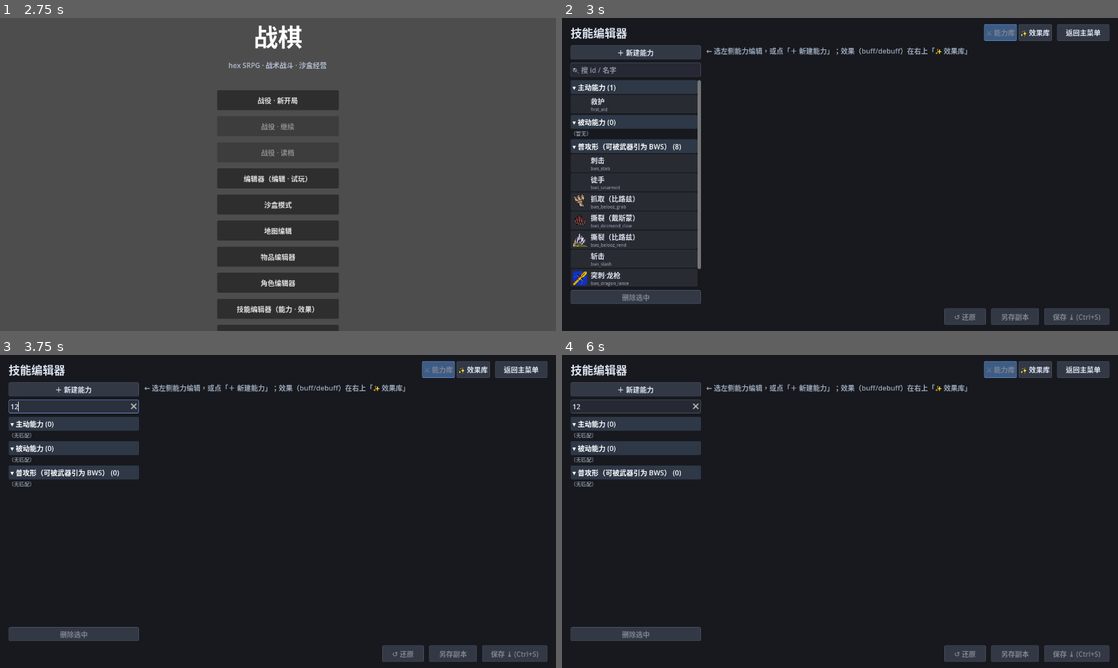
Above: before the commit, frames 1-4 (two rows, left to right).
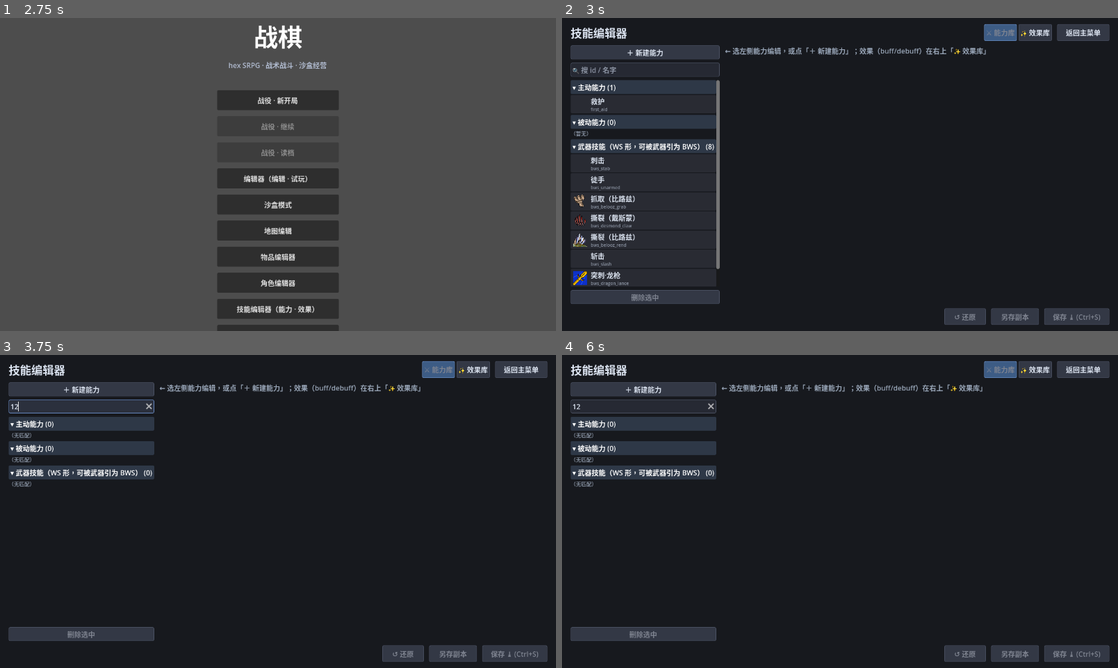
Above: after the commit, the same moments.

Repository: PileErico/SRPG
Game: Godot game, scene res://StartMenu.tscn
Same seed, same stepped clock (60 frames per second), same inputs: the game is played once before the commit and once after it.
Inputs (mouse positions are in pixels of both pictures, inside the frame that each line leads up to):
- Up to frame 1 (2.75 s): click "物品编辑器" at 0.5 s; click (72, 71) at 1.27 s; type "12" at 1.35 s; click "返回主菜单" at 2 s
- Up to frame 2 (3 s): click "技能编辑器（能力 · 效果）" at 2.75 s
- Up to frame 3 (3.75 s): click (72, 408) at 3.52 s; type "12" at 3.6 s
- Up to frame 4 (6 s): click "✨ 效果库" at 4.25 s; click (634, 408) at 5.02 s; type "12" at 5.1 s; click "⚔ 能力库" at 5.75 s

Frame 1 is identical in both runs. In frame 2, 2.7% of the frame differs, in the area x 2-77%, y 8-92%; in frame 3, 2.0%; in frame 4, 1.9%.

Commit message:
refactor(技能): 用户改词——普攻形/BAS 形→武器技能/WS 形，词缀统一 ws（bws/ews 家族）
- 代码符号 SkillDB.is_bas_shaped→is_ws_shaped（全部 5 处调用点同步；判定条件/语义零变化）
- SkillEditor 左栏分组「普攻形」→「武器技能（WS 形，可被武器引为 BWS）」；ItemEditor 旁注「列 WS 形」
- lint/测试文案同步（规则8「被引为 BWS 须 WS 形」等）
- 术语表 🔒 行更新（家族统称武器技能/ws 词缀；顺手修正过时的「键 bas→bws 待改」——数据已迁完）；
  模块_技能_设计.md 🔒 只注记不默改（改词注记挂决策27 定义处，旧称原文留痕）
- 四套受影响测试全绿

Co-Authored-By: Claude Fable 5 <noreply@anthropic.com>

Diff:
--- a/ItemEditor.gd
+++ b/ItemEditor.gd
@@ -107,7 +107,7 @@
 # 修正 / 武器技能（🔒 决策25/26 引用制：BWS 普攻位 + EWS 额外技能位；招式本体在技能编辑器）
 var _mods_box: VBoxContainer
 var _mod_rows: Array = []
-var _w_bws: OptionButton         # 普攻 BWS 下拉（is_bas_shaped 形状过滤，决策27；（无）＝不提供普攻，如盾）
+var _w_bws: OptionButton         # 普攻 BWS 下拉（is_ws_shaped 形状过滤，决策27；（无）＝不提供普攻，如盾）
 var _w_prefer: OptionButton      # 地/空偏好（比路兹式起降换手；一般武器（无））
 var _ews_box: VBoxContainer      # EWS 行容器
 var _ews_rows: Array = []        # EWS 行：[{panel, skill:OptionButton, reqs:[{row,prof,value,hint}], reqs_box}]
@@ -634,7 +634,7 @@
 
 # ============ 武器技能段（🔒 决策25/26 引用制：只引用技能库、不内嵌创建；招式参数去技能编辑器改）============
 
-# BWS 普攻位（is_bas_shaped 形状过滤——决策27 关系制：BWS 身份由本引用决定，技能库不声明） + 地/空偏好
+# BWS 普攻位（is_ws_shaped 形状过滤——决策27 关系制：BWS 身份由本引用决定，技能库不声明） + 地/空偏好
 # + EWS 行（每条：技能引用+复数 AND 解锁条件）。同一技能可既是 A 武器 BWS 又是 B 武器 EWS。
 func _build_weapon_skills_section() -> void:
 	_form.add_child(EditorUI.section_title("武器技能（引用技能库条目；招式参数在技能编辑器改——决策25 引用制）"))
@@ -643,7 +643,7 @@
 	_w_bws.set_item_metadata(0, "")
 	for id in SkillDB.all():
 		var def = SkillDB.get_skill(id)
-		if SkillDB.is_bas_shaped(def):
+		if SkillDB.is_ws_shaped(def):
 			_w_bws.add_item("%s（%s）" % [str(def.get("name", id)), str(id)])
 			_w_bws.set_item_metadata(_w_bws.item_count - 1, str(id))
 	var cur_bws := SkillDB.weapon_bws_id(_current)   # 双读单口（§1-6）
@@ -655,7 +655,7 @@
 	_w_bws.size_flags_horizontal = Control.SIZE_EXPAND_FILL
 	bws_row.add_child(_w_bws)
 	bws_row.add_child(_skill_jump_btn(_w_bws))
-	_form.add_child(EditorUI.field_row("普攻 BWS（装备即用；列 BAS 形＝含攻击块·无冷却·无级·无手门槛·次数无限）", bws_row))
+	_form.add_child(EditorUI.field_row("普攻 BWS（装备即用；列 WS 形＝含攻击块·无冷却·无级·无手门槛·次数无限）", bws_row))
 	# prefer 初值双读 attack.prefer（同 Unit._weapon_prefer 口径）：未迁移武器打开不丢偏好
 	var atk0 = _current.get("attack", {})
 	var prefer0 := str(_current.get("prefer", atk0.get("prefer", "") if typeof(atk0) == TYPE_DICTIONARY else ""))
--- a/SkillDB.gd
+++ b/SkillDB.gd
@@ -98,12 +98,13 @@
 			return true
 	return false
 
-# BAS 形判定（🔒 决策27 关系制）：BWS/EWS 不是技能种类而是武器引用方式，技能「可被引为 BWS」看形状——
+# WS 形（武器技能形）判定（🔒 决策27 关系制；⚠ 2026-07-13 用户改词：普攻形/BAS 形→**武器技能/WS 形**，
+# bws/ews 家族统一 ws 词缀）：BWS/EWS 不是技能种类而是武器引用方式，技能「可被引为 BWS」看形状——
 # 含 attack 块（≥1 hit 对象）∧ 冷却0 ∧ 无级 ∧ 无手门槛 ∧ 次数无限（攻击路径不结算冷却/次数/等级，
 # 形状不符＝语义静默丢失；次数条件＝决策18「BAS＝无次数限制」+ 决策27 rationale 同款，审查补齐）。
 # 单一判定口：ItemEditor BWS 下拉过滤 / lint 规则8（在武器引用处执法）/ SkillEditor 左栏分组 共用。
 # attack 块扫描口径＝「首个 hits 合法的 attack 块」——与 flatten_bws 同口（gate 放行 ⇔ 运行时可扁平）。
-static func is_bas_shaped(def: Dictionary) -> bool:
+static func is_ws_shaped(def: Dictionary) -> bool:
 	var cd = def.get("cooldown", {})
 	if typeof(cd) == TYPE_DICTIONARY and int(cd.get("base", 0)) != 0:
 		return false
@@ -127,7 +128,7 @@
 # 顶层字段从技能级取（name/icon/range/ap_cost〔经 skill_ap_cost 双键桥〕/tags）；
 # attack 块 hits[0] 其余键全部透传（coeff/damage_kind/aoe/inflict/armor_pen/sure_hit…）。
 # 无（合法）attack 块 → 返回 {}（勿凭顶层字段造「幻影全额物理攻击」；basic_attack 自然兜 UNARMED）。
-# 取「首个 hits 合法的 attack 块」，异形块跳过继续扫——与 is_bas_shaped 同口径（gate 放行 ⇔ 此处必有产出）。
+# 取「首个 hits 合法的 attack 块」，异形块跳过继续扫——与 is_ws_shaped 同口径（gate 放行 ⇔ 此处必有产出）。
 static func flatten_bws(def: Dictionary) -> Dictionary:
 	for b in def.get("effects", []):
 		if typeof(b) == TYPE_DICTIONARY and str(b.get("kind", "")) == "attack":
--- a/SkillEditor.gd
+++ b/SkillEditor.gd
@@ -141,13 +141,13 @@
 		var nm := str(s.get("name", id))
 		if searching and not (str(id).to_lower().contains(q) or nm.to_lower().contains(q)):
 			continue
-		if SkillDB.is_bas_shaped(s):
+		if SkillDB.is_ws_shaped(s):
 			groups["bws"].append(s)   # 计算判定非声明（决策27）：分组只是导航便利，编辑器不感知 BWS/EWS 角色
 		elif bool(s.get("active", true)):
 			groups["active"].append(s)
 		else:
 			groups["passive"].append(s)
-	for g in [["active", "主动能力"], ["passive", "被动能力"], ["bws", "普攻形（可被武器引为 BWS）"]]:
+	for g in [["active", "主动能力"], ["passive", "被动能力"], ["bws", "武器技能（WS 形，可被武器引为 BWS）"]]:
 		var key := str(g[0])
 		var arr: Array = groups[key]
 		arr.sort_custom(func(a, b): return _sort_key(a) < _sort_key(b))
@@ -220,7 +220,7 @@
 	_form.add_child(EditorUI.field_row("描述 desc", _w_desc))
 	_w_nature = _dropdown_pairs("性质 nature", NATURES, str(_current.get("nature", "skill")))
 	_w_active = EditorUI.add_check(_form, "主动能力 active（关＝被动，状态页圆框陈列）", bool(_current.get("active", true)), _mark_dirty)
-	# 无 usable_as_bas 勾选（决策27 关系制）：技能编辑器只管技能做什么；能否被引为 BWS＝形状（is_bas_shaped）在物品编辑器/lint 判
+	# 无 usable_as_bas 勾选（决策27 关系制）：技能编辑器只管技能做什么；能否被引为 BWS＝形状（is_ws_shaped）在物品编辑器/lint 判
 	_w_seq = EditorUI.add_spin(_form, "通用序列槽 seq（0=不占；1-13 全库唯一）", float(_current.get("seq", 0)), 0, 13, 1, _mark_dirty)
 
 	# 2. 标签
@@ -867,7 +867,7 @@
 			_err(_collect_err)
 			return {}
 	out["effects"] = effects
-	# —— lint 规则7 同步校验（编辑器先拦；BAS 形约束已随决策27 移到引用处＝lint 规则8/ItemEditor 过滤）——
+	# —— lint 规则7 同步校验（编辑器先拦；WS 形约束已随决策27 移到引用处＝lint 规则8/ItemEditor 过滤）——
 	if not (bool(out["target"]["enemy"]) or bool(out["target"]["ally"]) or bool(out["target"]["self"])):
 		_err("目标三旗不得全 false（永不可施放，lint 规则7）")
 		return {}
--- a/tools/test_data_lint.gd
+++ b/tools/test_data_lint.gd
@@ -13,8 +13,8 @@
 ##     必须 ∈ tags.json——防「用了没注册」的词表漂移（曾漏 cold/road/wall）。
 ##  7) skills.json 阶段2 形状闸门（🔒 设计 §10 护栏#1 机械执法）：target 三旗不得全 false / seq 撞格 /
 ##     per_level 长度==max_level / costs.ap 与顶层 ap_cost 禁双写 / 阶段6 前 hits.size()>1 或 riders 出现即 FAIL
-##     （防「可编不可跑」内容入库）。BAS 形约束已随决策27 关系制移到规则8 引用处执法。
-##  8) weapons.json 武器技能引用（🔒 决策25/26/27）：bws/bas → 技能存在+BAS 形（is_bas_shaped：含 attack 块+
+##     （防「可编不可跑」内容入库）。WS 形约束已随决策27 关系制移到规则8 引用处执法。
+##  8) weapons.json 武器技能引用（🔒 决策25/26/27）：bws/bas → 技能存在+WS 形（is_ws_shaped：含 attack 块+
 ##     冷却0+无级+无手门槛——攻击路径不结算冷却/次数/等级）；ews → 技能存在+主动+含 ≥1 可跑块（纯 attack＝阶段6），
 ##     requires 的 prof/value 合法。BWS/EWS＝武器引用方式非技能种类：同一技能可既是 A 的 BWS 又是 B 的 EWS。
 ##     内联 attack 残留＝FAIL（2026-07-12 技改 §4-11 收口：weapons.json 已全量迁引用制）。
@@ -270,7 +270,7 @@
 			ck(not (s.has("ap_cost") and typeof(costs) == TYPE_DICTIONARY and costs.has("ap")),
 				"%s：costs.ap 与顶层 ap_cost 禁双写（双键桥在读取器，数据侧只留一个）" % sid)
 			# 禁键（决策27 关系制，同 element 先例）：BWS 身份由武器引用决定，技能库不做角色声明
-			ck(not s.has("usable_as_bas"), "%s：usable_as_bas 已废（决策27）——禁回流，BAS 形＝is_bas_shaped 计算判定" % sid)
+			ck(not s.has("usable_as_bas"), "%s：usable_as_bas 已废（决策27）——禁回流，WS 形＝is_ws_shaped 计算判定" % sid)
 			var tg = s.get("target", null)
 			if typeof(tg) == TYPE_DICTIONARY:
 				ck(bool(tg.get("enemy", false)) or bool(tg.get("ally", false)) or bool(tg.get("self", false)),
@@ -293,7 +293,7 @@
 				ck((h as Array).size() <= 1, "%s：hits>1 属阶段6（护栏#1）——现禁入库" % sid)
 
 	# 8) weapons.json 的武器技能引用（🔒 决策25/26/27）：
-	#    bws/bas（双键桥）→ 技能存在 + BAS 形（约束长在引用处：没被引用的技能不受形状约束）；
+	#    bws/bas（双键桥）→ 技能存在 + WS 形（约束长在引用处：没被引用的技能不受形状约束）；
 	#    ews → 技能存在+主动+可跑块、requires 的 prof/value 合法；
 	#    内联 attack 残留＝窗口期提示（迁移后应为 0；收口后改 FAIL）。
 	var wd = _read_json("res://data/weapons.json")
@@ -304,8 +304,8 @@
 		for b in bas_refs:
 			var bdef = SkillDB.get_skill(b)
 			ck(bdef != null, "weapons 引用的 BWS 技能存在：%s" % b)
-			ck(bdef == null or SkillDB.is_bas_shaped(bdef),
-				"%s：被引为 BWS 须 BAS 形（含 attack 块·冷却0·无级·无手门槛·次数无限——攻击路径不结算冷却/次数/等级）" % b)
+			ck(bdef == null or SkillDB.is_ws_shaped(bdef),
+				"%s：被引为 BWS 须 WS 形（含 attack 块·冷却0·无级·无手门槛·次数无限——攻击路径不结算冷却/次数/等级）" % b)
 		var inline_left := 0
 		if typeof(wd) == TYPE_ARRAY:
 			for w in wd:
--- a/tools/test_skilleditor.gd
+++ b/tools/test_skilleditor.gd
@@ -2,7 +2,7 @@
 ## SkillEditor / EffectEditor 回归（🔒 设计 §10 阶段2 验收 + 提案 §6/§24/§25 2026-07-13）：
 ##  · canonical 字节级往返：载入→_collect（无改动）→save_skill → 文件字节不变；collect 结果与 DB 条目全等
 ##  · lint 规则7 同步校验拦截：三旗全 false / seq 撞格 / per_level 长度≠max_level → collect 拒（{}）
-##    （BAS 形约束已随决策27 关系制移到引用处＝lint 规则8/ItemEditor 过滤，编辑器不再有 usable_as_bas）
+##    （WS 形〔武器技能形〕约束已随决策27 关系制移到引用处＝lint 规则8/ItemEditor 过滤，编辑器不再有 usable_as_bas）
 ##  · 坏 JSON 响亮拒存：scripted params 非法 JSON → collect 拒
 ##  · §6 conditional_mod 表单：when 六型+未实现类型行锁定 字节级往返 / 新建块 canonical 定点 / 必填缺失拒存
 ##  · §24 效果块调序：↑/↓ 与收集序同步、顶端 no-op
--- a/tools/test_weapon_skills.gd
+++ b/tools/test_weapon_skills.gd
@@ -55,25 +55,25 @@
 	ck(SkillDB.flatten_bws({"name": "空壳"}).is_empty(), "无 attack 块 → 空 dict（勿造幻影攻击；basic_attack 兜 UNARMED）")
 	ck(SkillDB.flatten_bws(SkillDB.get_skill("t_ews_heal")).is_empty(), "heal 技能被引用为 BWS → 空 dict（审查确认项2）")
 
-	# 1b) is_bas_shaped 正反两向（🔒 决策27；FAIL 方向＝lint 规则8/ItemEditor 过滤的守卫本体）
+	# 1b) is_ws_shaped 正反两向（🔒 决策27；FAIL 方向＝lint 规则8/ItemEditor 过滤的守卫本体）
 	var bas_ok := {"cooldown": {"base": 0}, "max_level": 1, "requires_hands": [], "uses_per_battle": {"base": 0},
 		"effects": [{"kind": "attack", "hits": [{"coeff": 1.0}]}]}
-	ck(SkillDB.is_bas_shaped(bas_ok), "标准 BAS 形 → true")
+	ck(SkillDB.is_ws_shaped(bas_ok), "标准 WS 形 → true")
 	var v: Dictionary
 	v = bas_ok.duplicate(true); v["cooldown"] = {"base": 2}
-	ck(not SkillDB.is_bas_shaped(v), "冷却≠0 → 非 BAS 形")
+	ck(not SkillDB.is_ws_shaped(v), "冷却≠0 → 非 WS 形")
 	v = bas_ok.duplicate(true); v["max_level"] = 3
-	ck(not SkillDB.is_bas_shaped(v), "有级 → 非 BAS 形")
+	ck(not SkillDB.is_ws_shaped(v), "有级 → 非 WS 形")
 	v = bas_ok.duplicate(true); v["requires_hands"] = [{"slot": "main_hand"}]
-	ck(not SkillDB.is_bas_shaped(v), "有手门槛 → 非 BAS 形")
+	ck(not SkillDB.is_ws_shaped(v), "有手门槛 → 非 WS 形")
 	v = bas_ok.duplicate(true); v["uses_per_battle"] = {"base": 2}
-	ck(not SkillDB.is_bas_shaped(v), "限次 → 非 BAS 形（攻击路径不结算次数——决策18 BAS 无次数限制）")
+	ck(not SkillDB.is_ws_shaped(v), "限次 → 非 WS 形（攻击路径不结算次数——决策18 BAS 无次数限制）")
 	v = bas_ok.duplicate(true); v["effects"] = [{"kind": "heal"}]
-	ck(not SkillDB.is_bas_shaped(v), "无 attack 块 → 非 BAS 形")
+	ck(not SkillDB.is_ws_shaped(v), "无 attack 块 → 非 WS 形")
 	# 1c) 多 attack 块口径同一：gate 放行 ⇔ flatten 有产出（首个异形块跳过继续扫，勿分叉）
 	v = bas_ok.duplicate(true)
 	v["effects"] = [{"kind": "attack", "hits": []}, {"kind": "attack", "hits": [{"coeff": 0.5}]}]
-	ck(SkillDB.is_bas_shaped(v) and absf(float(SkillDB.flatten_bws(v).get("coeff", 0)) - 0.5) < 0.0001,
+	ck(SkillDB.is_ws_shaped(v) and absf(float(SkillDB.flatten_bws(v).get("coeff", 0)) - 0.5) < 0.0001,
 		"首块异形+次块合法 → gate 放行且 flatten 取到合法块（口径同一）")
 
 	# 2) EWS 解锁判定（🔒 决策26：复数 AND + 裸数值）
Not shown, changed: docs/模块_技能.md
Not shown, changed: docs/模块_技能_设计.md
Not shown, changed: docs/表单-专用术语.md
